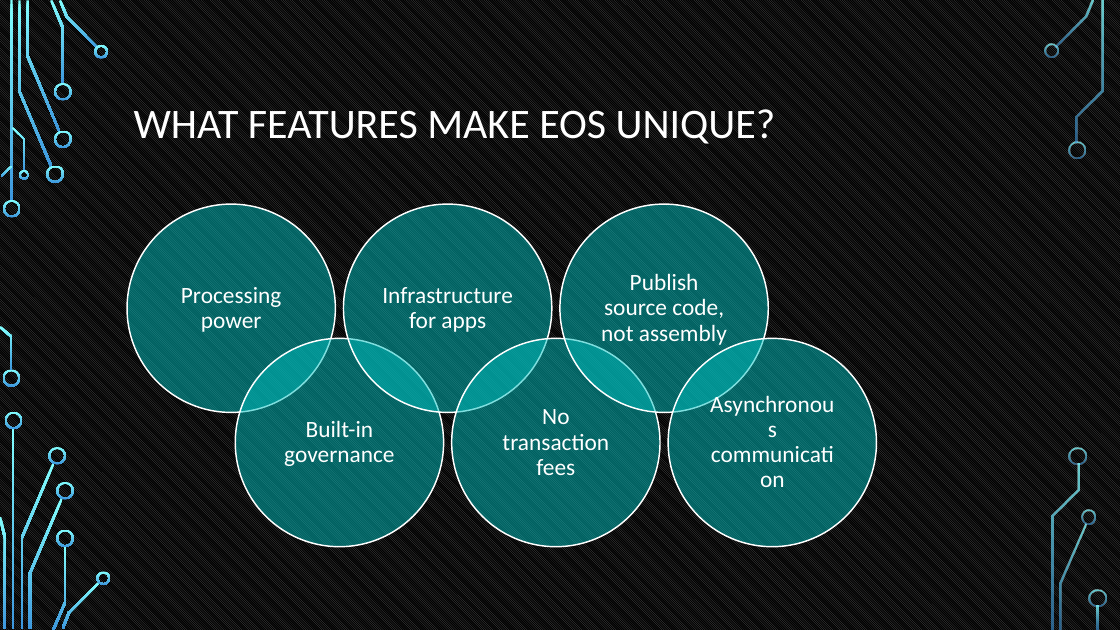
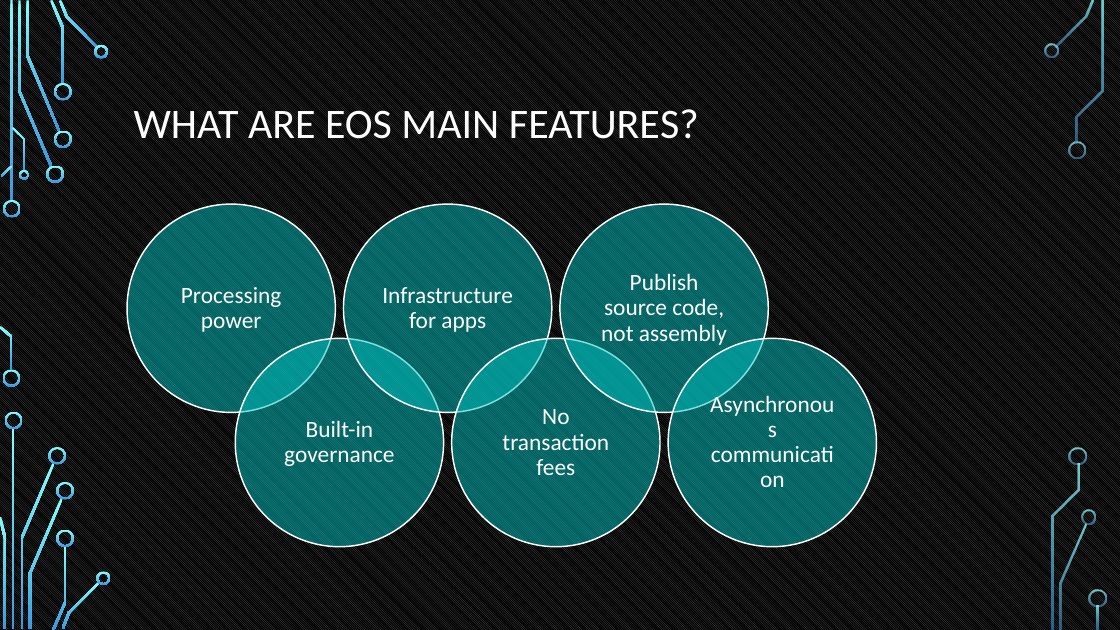
Before and after one commit to tokenika/tokenika.github.io, a slide deck: slide 36 of WarsawBlock(3).pptx. Drawn at 1120x630 pixels with LibreOffice and Linux fonts; fonts in the diff are those of the drawing; background and template pictures are left out. Boxes give left, top, right and bottom in pixels: in the first picture for what was removed or moved away, otherwise in the second. Text is boxed around its words. In the diff, an @@ line names an element or a change of style, - is before the commit and + after.

```diff
--- a/WarsawBlock(3).pptx
+++ b/WarsawBlock(3).pptx
@@ title at [134,109,699,139]: text changed @@
-WHAT FEATURES MAKE EOS UNIQUE?
+WHAT ARE EOS MAIN FEATURES?
```
Also in this commit, not shown: 8 other slides changed, 1 other file.
